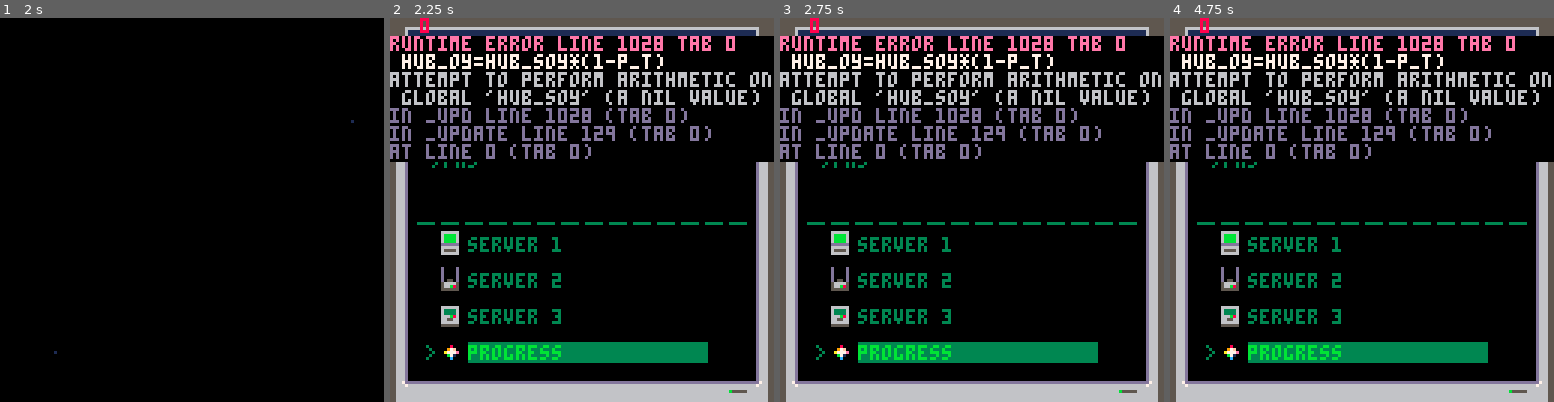
Above: before the commit, frames 1-4 (left to right).
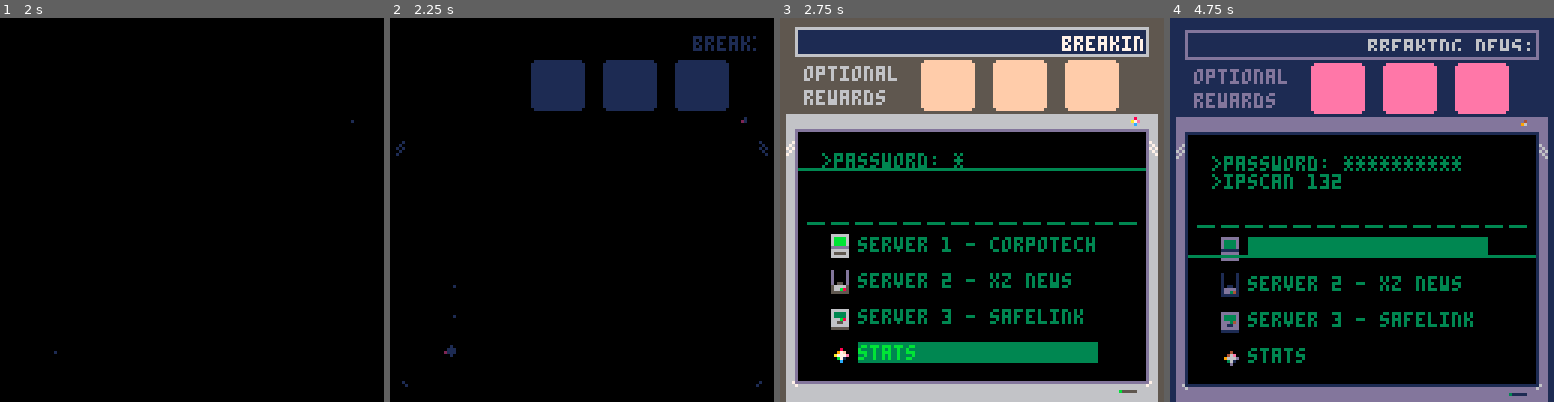
Above: after the commit, the same moments.

Repository: jacobneal65/sokovirus-pico8
Game: PICO-8 cartridge mysoko.p8
The game is run twice, just before and just after one commit, with the same random seed, the same clock (stepped at 60 frames per second) and the same inputs.
Inputs:
- Up to frame 1 (2 s): tap X (X key) at 0.33, 1.07, 1.85 s; tap O (Z key) at 0.7, 1.7 s; hold Right from 1.6 s (still down)
- Up to frame 2 (2.25 s): release Right at 2.1 s; tap O (Z key) at 2.1 s; hold Up from 2.15 s (still down)
- Up to frame 3 (2.75 s): release Up at 2.42 s; hold Right from 2.47 s (still down); tap O (Z key) at 2.5 s
- Up to frame 4 (4.75 s): tap O (Z key) every 0.4 s from 2.9 to 4.5 s; tap X (X key) at 2.97, 4.08 s; release Right at 3.03 s; hold Left 3.08-3.58 s; hold Down 3.63-3.97 s; hold Right 4.02-4.68 s; hold Up from 4.73 s (still down)

Frame 1 is identical in both runs. In frame 2, 35% of the frame differs, in the area x 0-100%, y 0-100%; in frame 3, 30%; in frame 4, 53%.
Error before the commit: runtime error line 1028 tab 0; hub_oy=hub_soy*(1-p_t); attempt to perform arithmetic on global 'hub_soy' (a nil value)

Commit message:
Stat Screen Complete

Diff:
--- a/mysoko.p8
+++ b/mysoko.p8
@@ -23,7 +23,8 @@
 	cam_x,cam_y=0,0
 	p_x,p_y=22,10
 	level=1
-	servertext={"server 1","server 2","server 3","progress"}
+	servertext={"server 1","server 2","server 3","stats"}
+	servertextex={" - corpotech"," - xz news", " - safelink",""}
 	--normal,squish up,squish right
 	p_anims={112,116,117,118}
 
@@ -43,17 +44,17 @@
 		">ipscan 132.55.23.1.8080",
 		">select a server to begin"},
 		{">message from employer:",
-		">server 1 destroyed",
+		">corpo tech down.",
 		">two more to go. . ."},
 		{">message from employer:",
-		">server 2 destroyed",
+		">news services disrupted.",
 		">two more to go. . ."},
 		{">message from employer:",
-		">server 3 destroyed",
+		">security measures dusted",
 		">two more to go. . ."},
 		{">message from employer:",
-		">complete the last job.",
-		">your pay will be $_,___."},
+		">one last server. . .",
+		">don't expect gratitude"},
 	}
 
 	--player location given the level
@@ -101,6 +102,8 @@
 	show_coin=true
 	templvl=level
 	newsworks=true
+
+	totalsteps=0
 
 end
 
@@ -203,32 +206,33 @@
 			if level<5 then
 				completedworlds[1]=1
 				checkacheivement(1,1)
-				wait_time=30
+				wait_time=40
 				_upd=upd_wait_level_end
 				coin_puff=true
 			elseif level<9 then
 				completedworlds[2]=1
 				checkacheivement(2,5)
-				wait_time=30
+				wait_time=40
 				_upd=upd_wait_level_end
 				coin_puff=true
 			else
 				completedworlds[3]=1
 				checkacheivement(3,9)
-				wait_time=30
+				wait_time=40
 				_upd=upd_wait_level_end
 				coin_puff=true
 			end
+			sfx(53)--end world
 		else
 			intensity += shake_control--set the camera to shake
 			level+=1
 			modlvl=(level-1)%4+1
 			lock[modlvl-1]=1--unlock previous lock
 			_upd=upd_open_lock
-
-		end
-
-		sfx(54)--end level
+			sfx(54)--end level
+		end
+
+
 	end
 end
 
@@ -491,6 +495,7 @@
 		p_wall=true
 	else
 		steps[level]+=1
+		totalsteps+=1
 		--no wall or box
 		sfx(63)--walk sfx
 
@@ -952,7 +957,7 @@
 
 	hubsel=0
 	hub_x, hub_y=0,8*(9+2*hubsel)
-	hub_oy=0
+	hub_oy,hub_soy=0,0
 	cam_x,cam_y=0,0
 	camera(0,0)
 	msg={
@@ -971,7 +976,6 @@
 end
 
 function hubinput()
-	debug[1]=hubsel
 	local _btn=getinput()
 	if _btn==⬆️ then	--up
 		prevhubsel=hubsel
@@ -985,7 +989,9 @@
 		init_hubmove()
 	elseif _btn==5 then
 		if hubsel == 3 then--go to progress view
-
+			init_stats()
+			fadeout(0.5)
+			sfx(51)--select noise
 		elseif completedworlds[hubsel+1]==1 then
 			sfx(61)--cant choose world
 		else
@@ -1004,7 +1010,7 @@
 
 function upd_wait_for_particle()
 	if #part <= 0 then
-		--level=3-- (used for debuging)
+		--level=4-- (used for debuging)
 		init_level()
 		fadeout()
 	end
@@ -1064,19 +1069,8 @@
 	end
 
 
-
-	print("optional",1*8,16,6)
-	print("rewards",1*8,24,6)
-
 	--draw acheivement
-	for i=1,3 do
-		rrectfill2(((i-1)*3+6)*8-1,2*8-2,2*8+2,17,15)--basic holder
-		if acheivement[i]==1 then
-			sdrawgrid(70+i*2,((i-1)*3+6)*8,14,2,2)
-		elseif acheivement[i]==-1 then
-			rrectfill2(((i-1)*3+6)*8-1,2*8-2,2*8+2,17,6)
-		end
-	end
+	drawacheivements()
 
 	rectfill2(1*8-2,5*8-2,14*8+4,10*8+3,0)--pc background color
 	map()
@@ -1094,14 +1088,14 @@
 
 	--selection rectangles
 	for i=1,4 do
-		local t =""
+		local txt =""
 		local colr=3--dark green
 		local ys=(8+1.5*i)*8-4--10,12,14
 		if i==(hubsel+1) then
 			colr=11--light green (for text)
 			rectfill2(26,hub_y+hub_oy,80,7,3)
 		end
-
+		txt=servertextex[i]
 		if completedworlds[i]==1 then
 			--draw server icon
 			drawspr(27+i,16,ys,false)
@@ -1109,20 +1103,83 @@
 			line(8*2,ys,8*3-1,ys+7,8)
 			line(8*3-1,ys,8*2,ys+7,8)
 			colr=5--dark grey (closed server)
-			t=" [error 404]"
+			txt=" [error 404]"
 		else
 			--draw bounce server icon
 			drawspr(27+i,16,ys+sin(time()),false)
 		end
-		print(servertext[i]..t,26,ys+1,colr)
+		print(servertext[i]..txt,26,ys+1,colr)
 	end
 	draw_bas_ani()
 	drawgrids()
 
 	draw_scanline()
-
-
-
+end
+
+function drawacheivements()
+--draw acheivement
+	print("optional",1*8,16,6)
+	print("rewards",1*8,24,6)
+	for i=1,3 do
+		rrectfill2(((i-1)*3+6)*8-1,2*8-2,2*8+2,17,15)--basic holder
+		if acheivement[i]==1 then
+			sdrawgrid(70+i*2,((i-1)*3+6)*8,14,2,2)
+		elseif acheivement[i]==-1 then
+			rrectfill2(((i-1)*3+6)*8-1,2*8-2,2*8+2,17,6)
+		end
+	end
+end
+
+function init_stats()
+	music(-1)
+_upd=upd_stats
+_drw=drw_stats
+end
+
+function upd_stats()
+	local _btn=getinput()
+	if _btn==5 then
+		init_hub()
+		fadeout()
+	end
+
+end
+
+function drw_stats()
+	cls(5)
+	rectfill2(1*8-2,5*8-2,14*8+4,10*8+3,0)--pc background color
+	map()
+	drawacheivements()
+	rectfill2(2,126,16*8-4,2,6)--lower pc (prevent showing in shake)
+
+	print("stats:",50,40,3)
+	print("total steps: "..totalsteps,34,48,3)
+
+	local lvl = 1
+	local completed = "★"
+	for i = 1,3 do
+		if steps[lvl]>0 then
+			for i = 0,3 do
+				if steps[lvl+i]>optsteps[lvl+i] and steps[lvl+i]>0 then
+					completed = "😐 nope"
+				end
+			end
+		else
+			completed=""
+		end
+		print("server "..i..": "..completed,8,40+i*9*2,11)
+		local steptext = ""
+		for i=0,3 do
+			steptext = steptext.." "..steps[lvl+i].."/"..optsteps[lvl+i]
+		end
+
+		print(steptext,8,48+i*9*2,3)
+		lvl=lvl+4
+		completed = "★"
+	end
+
+	print("press ❎ to exit",34,8*14,5)
+	draw_scanline()
 end
 
 -->8
@@ -1179,6 +1236,7 @@
 		slbx.ox,slbx.oy=slbx.sox,slbx.soy
 		sfx(62)--push sound
 		steps[level]+=1
+		totalsteps+=1
 	end
 	p_t=0
 	_upd=upd_box_loop
@@ -1476,16 +1511,16 @@
 0000000000000000000000000000000000000000000000000000000000000000000000000000000000000000000000000000000000000000000000000000000000000000000000000000000000000000000000000000000000000000000000000000000000000000000000000000000000000000000000000000000000000000
 0000000000000000000000000000000000000000000000000000000000000000000000000000000000000000000000000000000000000000000000000000000000000000000000000000000000000000000000000000000000000000000000000000000000000000000000000000000000000000000000000000000000000000
 1213131313131313131313131313111400121313131313131313131313131311140012131313131313131313131313131114001213131313131313131313131313111400121313131313131313131313131311140012131313131313131313131313131114001213131313131313131313131313111400000000000000000000
-2300000000000000000000000000000400230000000000000000000000000000040023000000000000000000000000000004002300000000000000000000000000000400230000000000000000000000000000040023000000000000000000000000000004002300000000000000000000000000000400000000000000000000
-2200000000000000000000000000002400220000000000000000000000000000240022000000000000000000000000000024002200000000000000000000000000002400220000000000000000000000000000240022000020202020202020200000000024002200000020202020202020202020002400000000000000000000
-2200000000000000000000000000002400220000000000000000000000000000240022000000000000000000000000000024002200000000000000000000000000002400220000000000000000000000000000240022002020313120313131200000000024002200000020313131313131313120002400000000000000000000
-2200000000000000000000000000002400220000000000000000000000000000240022000000000000000000000000000024002200000000000000000000000000002400220000000000000000000000000000240022202031313131310931200000000024002200002020312020202020203120002400000000000000000000
-2200000000000000000000000000002400220000000000000000000000000000240022000000000000000000000000000024002200000000000000000000000000002400220000000000000000000000000000240022203119193120093120200000000024002220202031312020203131203120002400000000000000000000
-2200000000000000000000000000002400220000000000000000000000000000240022000000000000000000000000000024002200000000000000000000000000002400220000000000000000000000000000240022203119312031093131202020000024002220313109313109313109191920002400000000000000000000
-2200000000000000000000000000002400220000000000000000000000000000240022000000000000000000000000000024002200000000000000000000000000002400220000000000000000000000000000240022203119202031312031313120000024002220202031312020313131202020002400000000000000000000
-2200000000000000000000000000002400220000000000000000000000000000240022000000000000000000000000000024002200000000000000000000000000002400220000000000000000000000000000240022202020202031313131093120000024002220202020202020313131311920002400000000000000000000
-2200000000000000000000000000002400220000000000000000000000000000240022000000000000000000000000000024002200000000000000000000000000002400220000000000000000000000000000240022000000002031312020202020000024002200000000000020202020202020002400000000000000000000
-2200000000000000000000000000002400220000000000000000000000000000240022000000000000000000000000000024002200000000000000000000000000002400220000000000000000000000000000240022000000002020202000000000000024002200000000000000000000000000002400000000000000000000
+2300000000000000000000000000000400230000000000000000000000000000040023000000001010101010000000000004002300000000000000000000000000000400230000001010101010000000000000040023000000000000000000000000000004002300000000000000000000000000000400000000000000000000
+2200000000000000000000000000002400220000001010101010100000000000240022000000001031313110000000000024002200000000101010101010000000002400220000001031313110101000000000240022000020202020202020200000000024002200000020202020202020202020002400000000000000000000
+2200000000000000000000000000002400220000001031313131101000000000240022000010101031103110100000000024002200000000101616161010000000002400220000001031103131311000000000240022002020313120313131200000000024002200000020313131313131313120002400000000000000000000
+2200000000000000000000000000002400220010101031171031311000000000240022000010313107170731100000000024002200000000100631103110000000002400220000001031063110311000000000240022202031313131310931200000000024002200002020312020202020203120002400000000000000000000
+2200000000000000000000000000002400220010313117071710311000000000240022000010311017103131100000000024002200000000103106313110000000002400220000001010100610311000000000240022203119193120093120200000000024002220202031312020203131203120002400000000000000000000
+2200000000000000000000000000002400220010311707070731311000000000240022000010313107170731100000000024002200000000103131063110000000002400220000001010313106311000000000240022203119312031093131202020000024002220313109313109313109191920002400000000000000000000
+2200000000000000000000000000002400220010101031103131101000000000240022000010101031101710100000000024002200000000101010313110000000002400220000000010313131100000000000240022203119202031312031313120000024002220202031312020313131202020002400000000000000000000
+2200000000000000000000000000002400220000001031313110100000000000240022000000001031313110000000000024002200000000000010313110000000002400220000000010101031100000000000240022202020202031313131093120000024002220202020202020313131311920002400000000000000000000
+2200000000000000000000000000002400220000001010101010000000000000240022000000001010101010000000000024002200000000000010101010000000002400220000000000103116311000000000240022000000002031312020202020000024002200000000000020202020202020002400000000000000000000
+2200000000000000000000000000002400220000000000000000000000000000240022000000000000000000000000000024002200000000000000000000000000002400220000000000103116161000000000240022000000002020202000000000000024002200000000000000000000000000002400000000000000000000
 3233333333333333333333333333213400323333333333333333333333333321340032333333333333333333333333332134003233333333333333333333333333213400323333333333333333333333333321340032333333333333333333333333332134003233333333333333333333333333213400000000000000000000
 0000000000000000000000000000000000000000000000000000000000000000000000000000000000000000000000000000000000000000000000000000000000000000000000000000000000000000000000000000000000000000000000000000000000000000000000000000000000000000000000000000000000000000
 0000000000000000000000000000000000000000000000000000000000000000000000000000000000000000000000000000000000000000000000000000000000000000000000000000000000000000000000000000000000000000000000000000000000000000000000000000000000000000000000000000000000000000
Not shown, changed: 23 lines of the sprite sheet (__gfx__) section of mysoko.p8
Not shown, changed: the music (__music__) section of mysoko.p8
Not shown, changed: the sound effects (__sfx__) section of mysoko.p8
